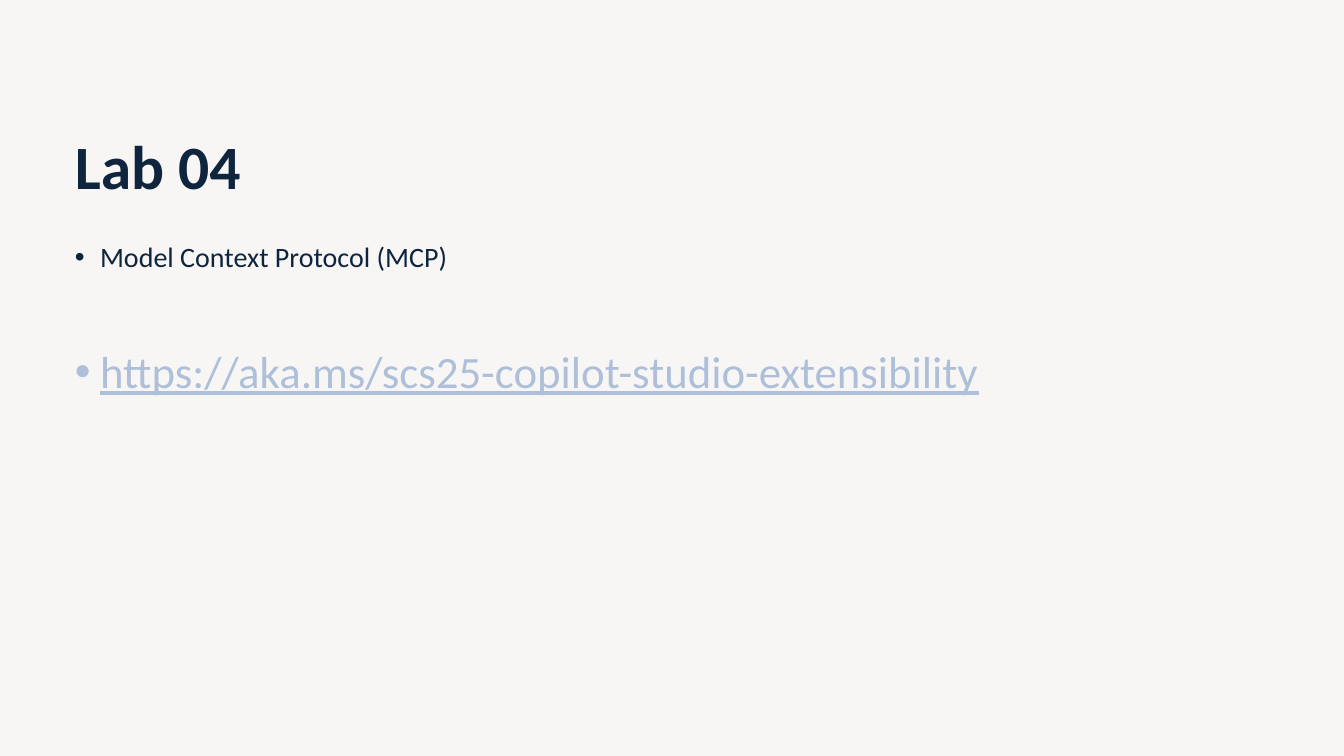
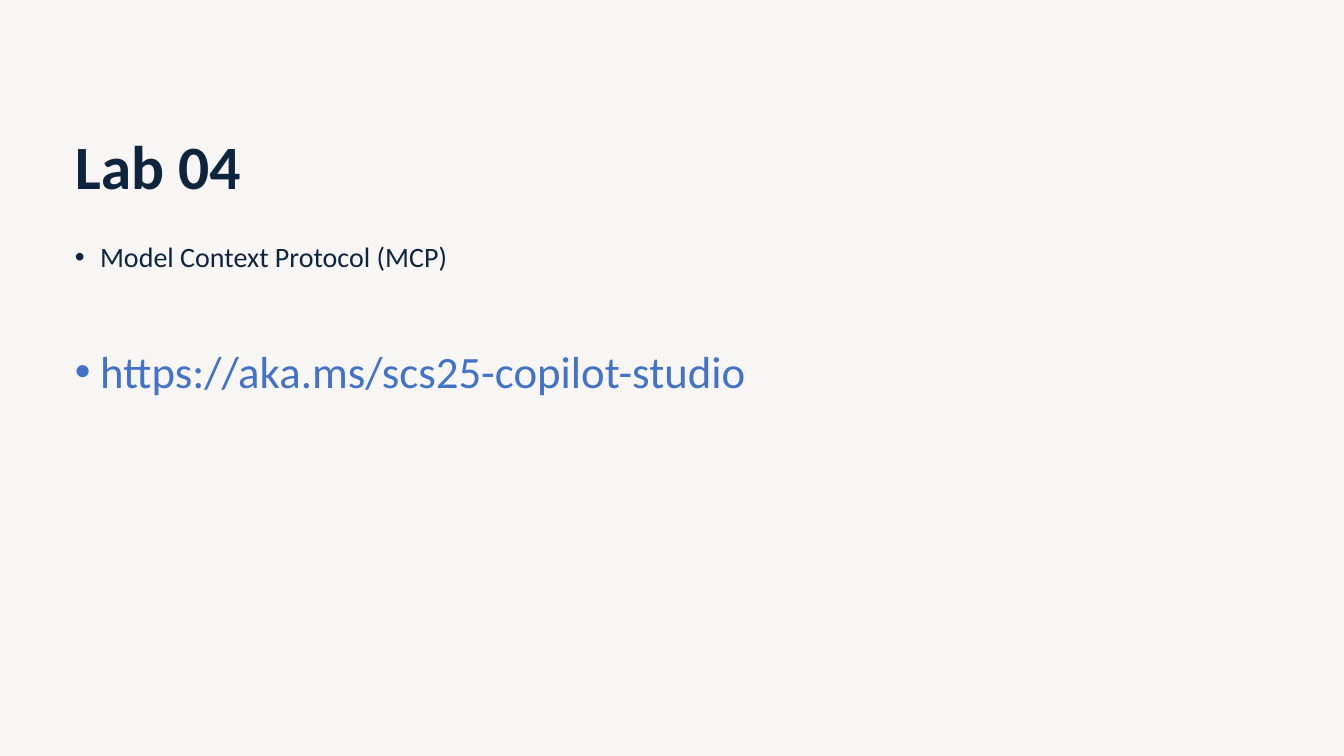
Before and after one commit to microsoft/scs25-copilot-studio-extensibility, a slide deck: slide 14 of docs/presentations/Lab04.pptx. Drawn at 1344x756 pixels with LibreOffice and Linux fonts; fonts in the diff are those of the drawing; background and template pictures are left out. Boxes give left, top, right and bottom in pixels: in the first picture for what was removed or moved away, otherwise in the second. Text is boxed around its words. In the diff, an @@ line names an element or a change of style, - is before the commit and + after.

Commit message:
Update lab 04 pptx

```diff
--- a/docs/presentations/Lab04.pptx
+++ b/docs/presentations/Lab04.pptx
@@ text at bbox=[100, 357, 745, 395]: text changed; text colour #AEC0D9 to #4472C4 @@
-• https://aka.ms/scs25-copilot-studio-extensibility
+• https://aka.ms/scs25-copilot-studio
```
